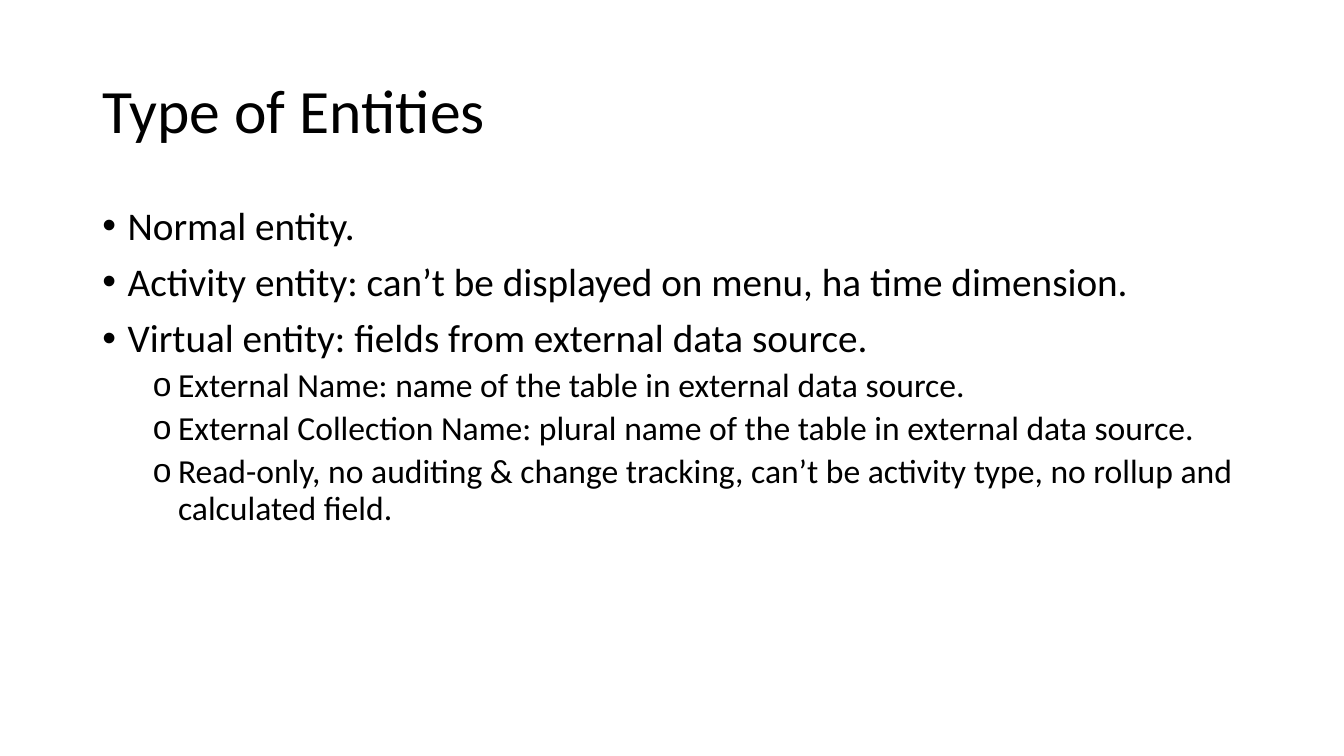
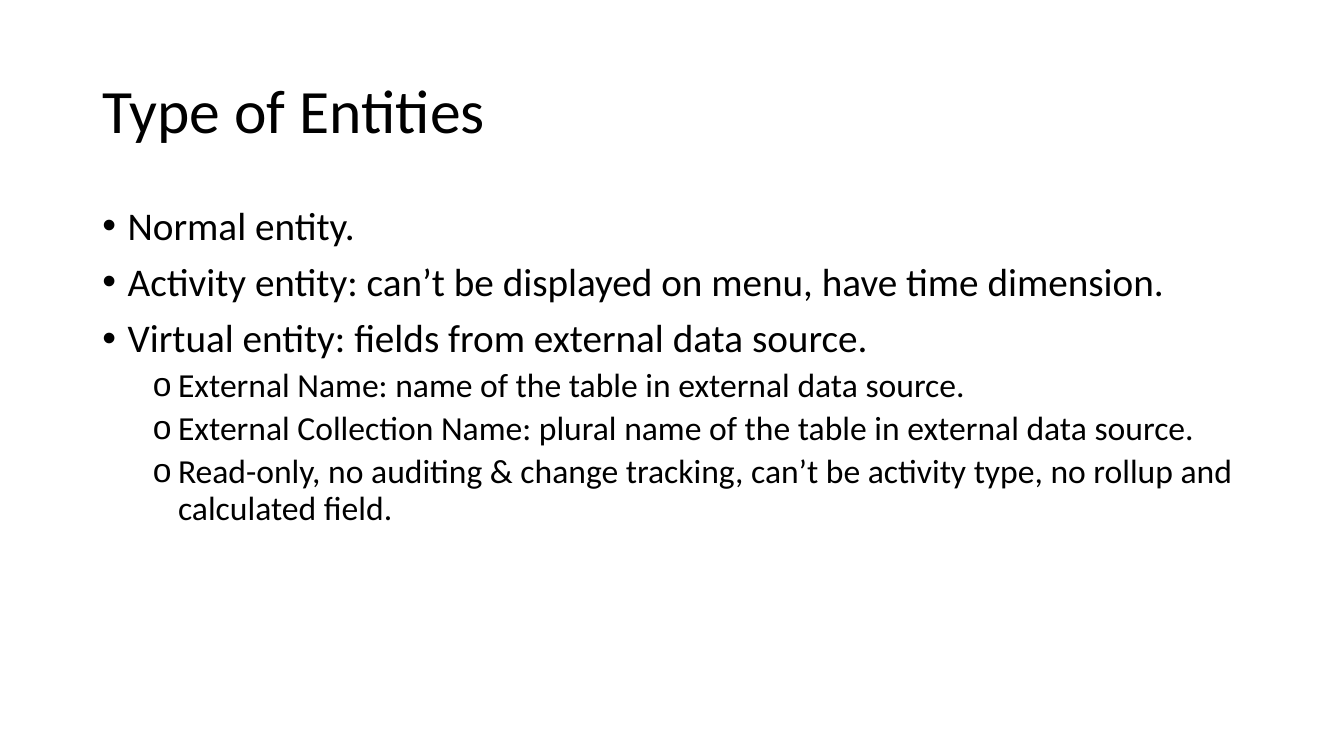
Before and after one commit to hevilhuy/Reports, a slide deck: slide 10 of Document/Report 2.pptx. Drawn at 1344x756 pixels with LibreOffice and Linux fonts; fonts in the diff are those of the drawing. Boxes give left, top, right and bottom in pixels: in the first picture for what was removed or moved away, otherwise in the second. Text is boxed around its words. In the diff, an @@ line names an element or a change of style, - is before the commit and + after.

```diff
--- a/Document/Report 2.pptx
+++ b/Document/Report 2.pptx
@@ text at (128, 268, 1164, 303): text changed @@
-• Activity entity: can’t be displayed on menu, ha time dimension.
+• Activity entity: can’t be displayed on menu, have time dimension.
```
Also in this commit, not shown: 1 other file.
